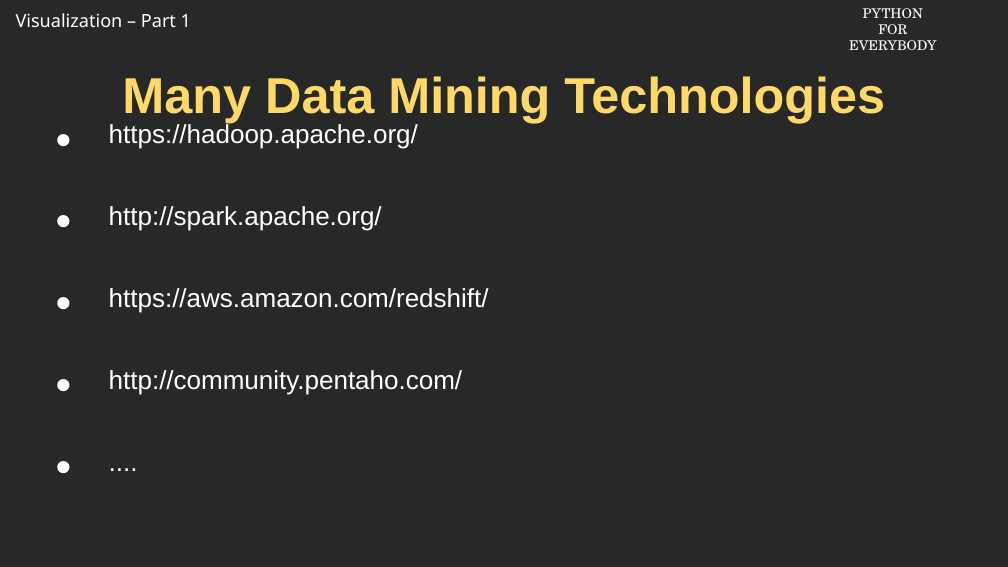
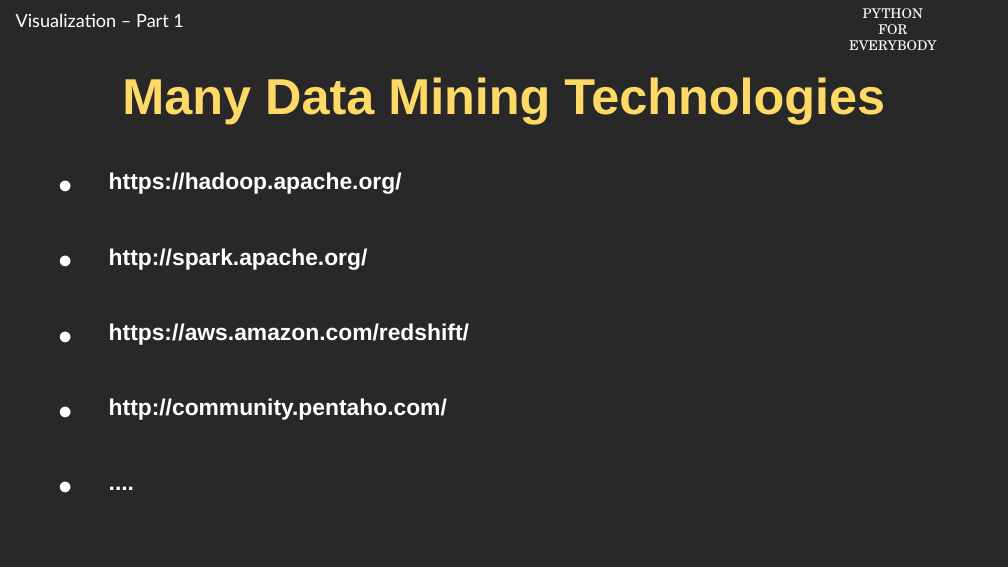
Before and after one commit to csev/py4e, a slide deck: slide 3 of cai/redo-2024/Slides/16-01-python4e.05.120816.pptx. Drawn at 1008x567 pixels with LibreOffice and Linux fonts; fonts in the diff are those of the drawing; background and template pictures are left out. Boxes give left, top, right and bottom in pixels: in the first picture for what was removed or moved away, otherwise in the second. Text is boxed around its words. In the diff, an @@ line names an element or a change of style, - is before the commit and + after.

```diff
--- a/cai/redo-2024/Slides/16-01-python4e.05.120816.pptx
+++ b/cai/redo-2024/Slides/16-01-python4e.05.120816.pptx
@@ text "Visualization – Part 1" at (16, 13, 183, 27): font Noto Sans to Lato @@
@@ text "https://hadoop.apache.org/": place and size @@
-text "https://hadoop.apache.org/" at (109, 122, 489, 395)
+text "https://hadoop.apache.org/" at (109, 172, 469, 420)
@@ text "https://hadoop.apache.org/" at (109, 172, 469, 420): size 57 to 50 pt, bold on; indent changed @@
```
Also in this commit, not shown: 6 other slides changed, 1 slide added, 3 slides removed, 2 other files.
